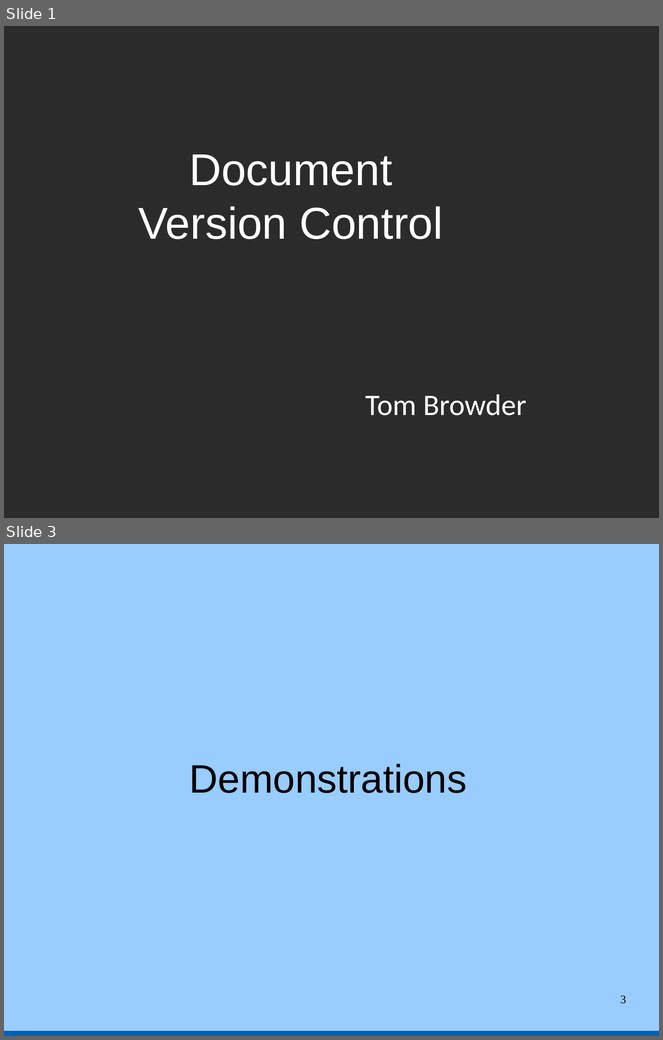
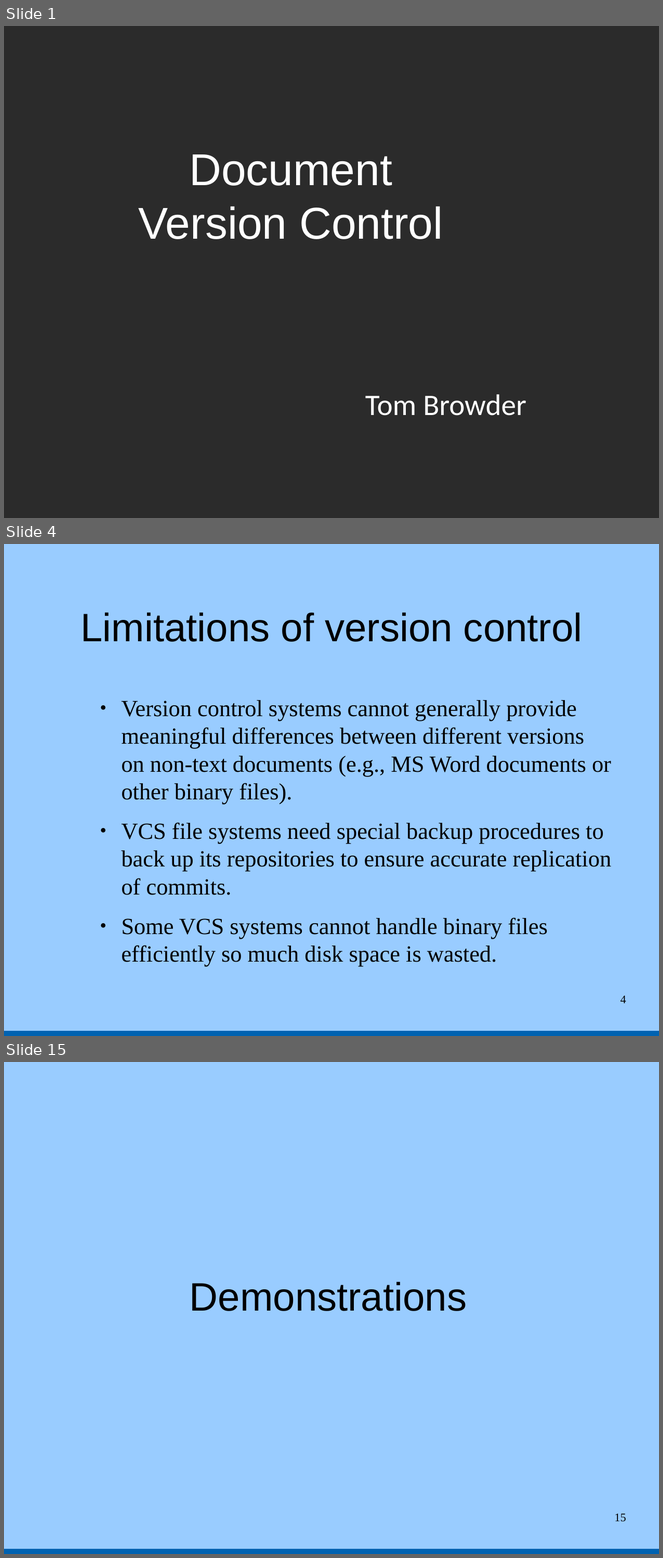
Before and after one commit to tbrowder/nwflug, a slide deck: NWFLUG/mtg-2015-07-06/version-control.odp. Shown one above the other, each under a label of ours: slides 1 and 3 before the commit, slides 1, 4 and 15 after it; the slides between them are not shown. The pictures are 663x1040 and 663x1558 pixels, drawn with LibreOffice and Linux fonts; fonts in the diff are those of the drawing; background and template pictures are left out; a plain dark background stands for a picture behind light text. Boxes give left, top, right and bottom in pixels: in the first picture for what was removed or moved away, otherwise in the second. Text is boxed around its words. In the diff, an @@ line names an element or a change of style, - is before the commit and + after.

```diff
--- a/NWFLUG/mtg-2015-07-06/version-control.odp
+++ b/NWFLUG/mtg-2015-07-06/version-control.odp
@@ slide 4 added at (4, 544, 659, 1036), background #99CCFF; not listed: 1 template element that a slide beside it also shows @@
@@ title added at (81, 612, 583, 642), 48 pt, text #000000 @@
+Limitations of version control
@@ text added at (122, 700, 612, 966), 28 pt, text #000000 @@
+● Version control systems cannot generally provide meaningful differences between different versions on non-text documents (e.g., MS Word documents or other binary files).
+● VCS file systems need special backup procedures to back up its repositories to ensure accurate replication of commits.
+● Some VCS systems cannot handle binary files efficiently so much disk space is wasted.
@@ page number added at (621, 995, 626, 1003), 14 pt, text #000000 @@
+4
@@ what was slide 3 is now slide 15 @@
@@ page number at (614, 1513, 626, 1522): text changed @@
-3
+15
```
Also in this commit, not shown: 1 slide changed, 12 other slides added.
